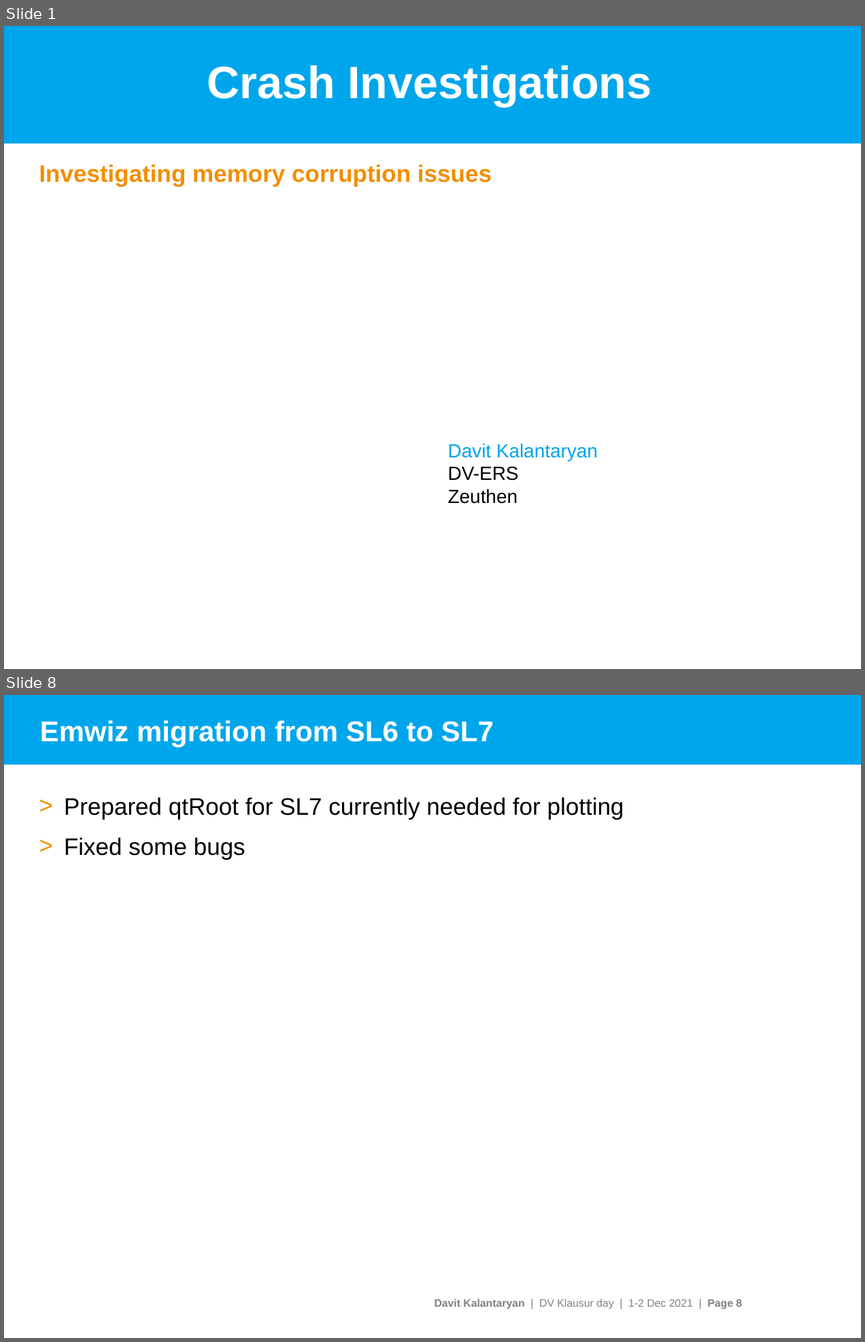
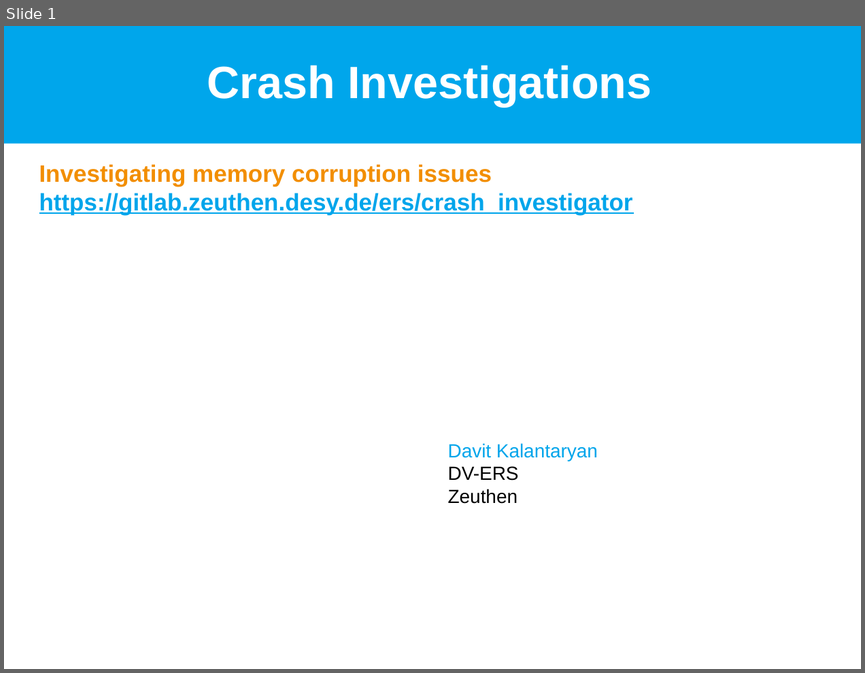
Before and after one commit to davitkalantaryan/old-crash_investigator, a slide deck: docs/crash_investigations.pptx. Shown one above the other, each under a label of ours: slides 1 and 8 before the commit, slide 1 after it; the slides between them are not shown. The pictures are 865x1342 and 865x673 pixels, drawn with LibreOffice and Linux fonts; fonts in the diff are those of the drawing; background and template pictures are left out. Boxes give left, top, right and bottom in pixels: in the first picture for what was removed or moved away, otherwise in the second. Text is boxed around its words. In the diff, an @@ line names an element or a change of style, - is before the commit and + after.

Commit message:
Feature/5 prepare presentation (#13)
* presentation preparation is ongoing
* presentation preparation is ongoing
* some tests on windows
* applied changes in the Linux
* applied windows corrections
* some tests on ubuntu
* fixed Makefile
* added new test case
* modified a bit corruption test
* changed prj/common/common_mkfl/sys_common.unix.Makefile to use other Makefile from cpputils
* applied the last commit of cpputils
* added the last version of the presentation

```diff
--- a/docs/crash_investigations.pptx
+++ b/docs/crash_investigations.pptx
@@ slide 8 removed at bbox=[4, 695, 861, 1338], background #FFFFFF @@
@@ rectangle removed at bbox=[4, 695, 861, 764] @@
@@ title removed at bbox=[40, 720, 494, 747] @@
-Emwiz migration from SL6 to SL7
@@ text removed at bbox=[64, 797, 624, 860] @@
-> Prepared qtRoot for SL7 currently needed for plotting
-> Fixed some bugs
@@ text removed at bbox=[434, 1298, 742, 1308] @@
-Davit Kalantaryan | DV Klausur day | 1-2 Dec 2021 | Page 8
@@ slide 1 changed as well @@
@@ subtitle at bbox=[39, 164, 633, 215]: text changed; text colour #F28E00 to #00A5EB @@
-Investigating memory corruption issues
+Investigating memory corruption issues
+https://gitlab.zeuthen.desy.de/ers/crash_investigator
```
Also in this commit, not shown: 1 other slide changed, 4 slides added, 6 other slides removed, 30 other files.
